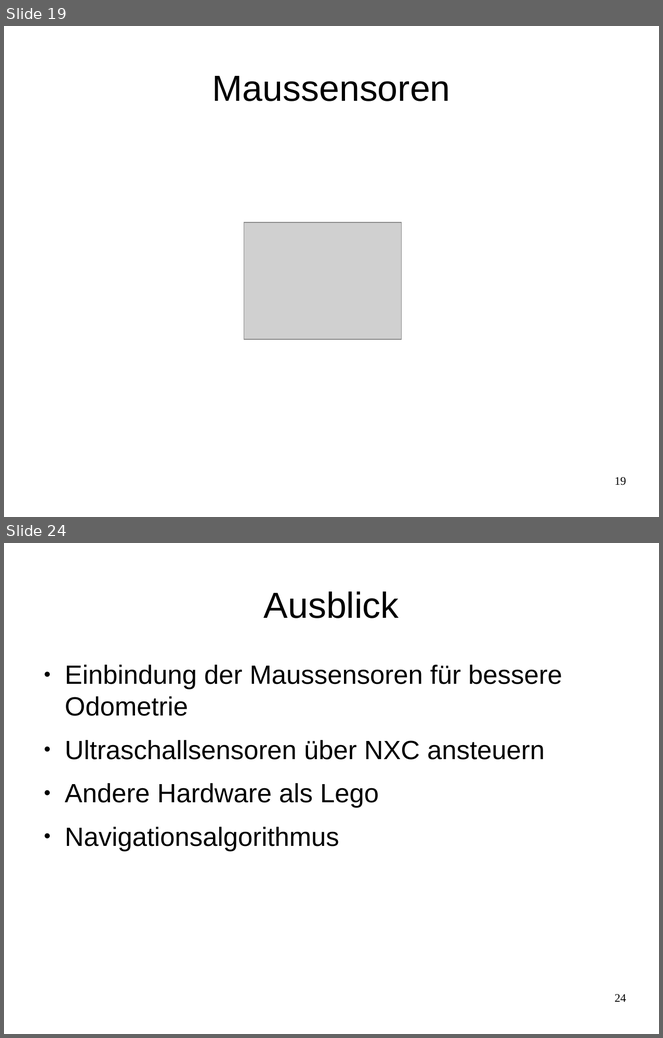
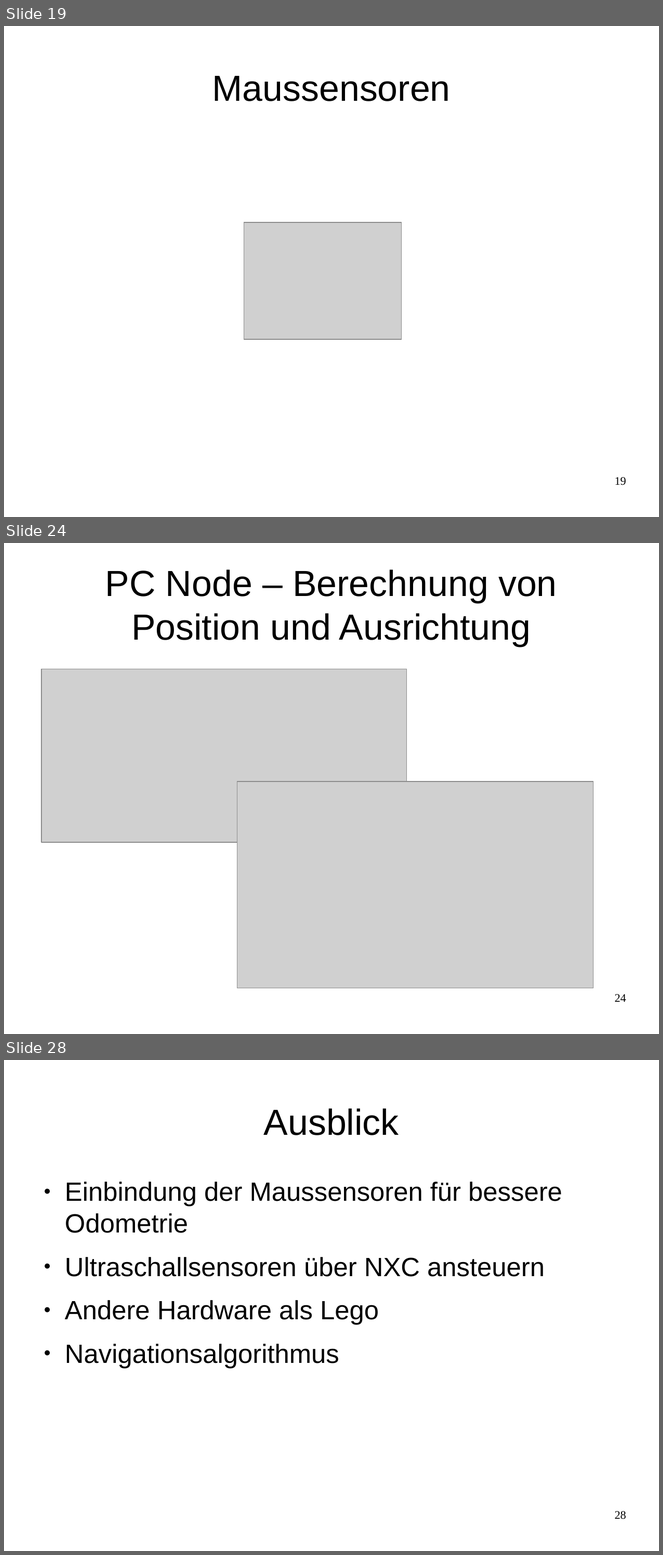
Before and after one commit to Smart-Minotaur/nxt_minotaur, a slide deck: doc/Präsentation.odp. Shown one above the other, each under a label of ours: slides 19 and 24 before the commit, slides 19, 24 and 28 after it; the slides between them are not shown. The pictures are 663x1038 and 663x1555 pixels, drawn with LibreOffice and Linux fonts; fonts in the diff are those of the drawing; grey boxes stand for pictures. Boxes give left, top, right and bottom in pixels: in the first picture for what was removed or moved away, otherwise in the second. Text is boxed around its words. In the diff, an @@ line names an element or a change of style, - is before the commit and + after.

```diff
--- a/doc/Präsentation.odp
+++ b/doc/Präsentation.odp
@@ slide 24 added at [4, 543, 659, 1034], background #FFFFFF @@
@@ title added at [105, 570, 557, 646], 44 pt, text #000000 @@
+PC Node – Berechnung von Position und Ausrichtung
@@ picture added at [41, 669, 406, 843] @@
@@ picture added at [237, 782, 594, 989] @@
@@ page number added at [615, 994, 626, 1002], 14 pt, text #000000 @@
+24
@@ what was slide 24 is now slide 28 @@
@@ page number at [615, 1511, 626, 1520]: text changed @@
-24
+28
```
Also in this commit, not shown: 1 slide changed, 6 other slides added, 3 slides removed, 1 other file.
